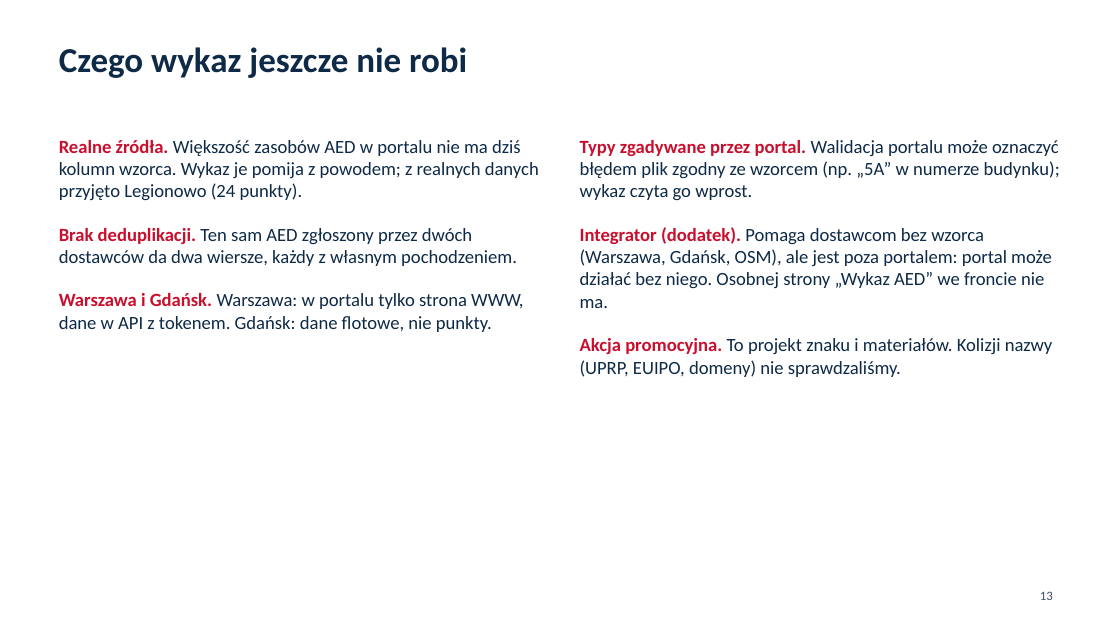
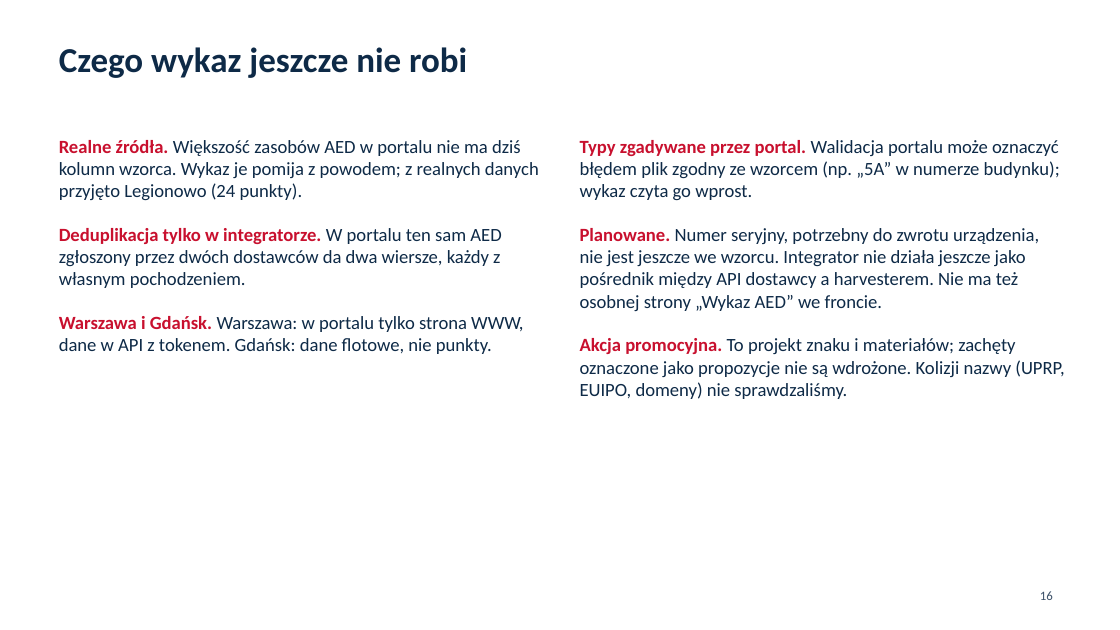
Before and after one commit to Bleidhu/Hack_Nation_2026_Open_AED, a slide deck: slide 16 of ZGLOSZENIE/prezentacja/dane_przezycie_prezentacja.pptx (slide 13 before the commit). Drawn at 1120x630 pixels with LibreOffice and Linux fonts; fonts in the diff are those of the drawing. Boxes give left, top, right and bottom in pixels: in the first picture for what was removed or moved away, otherwise in the second. Text is boxed around its words. In the diff, an @@ line names an element or a change of style, - is before the commit and + after.

Commit message:
Prezentacja: nowa linia opowieści (problem, źródła, potrzeby i pola wzorca, mechanizm, zrzuty, dodatki, ograniczenia, akcja z korzyściami), teksty po miodkuj i unslop

```diff
--- a/ZGLOSZENIE/prezentacja/dane_przezycie_prezentacja.pptx
+++ b/ZGLOSZENIE/prezentacja/dane_przezycie_prezentacja.pptx
@@ text at (59,228,501,288): text changed @@
-Brak deduplikacji. Ten sam AED zgłoszony przez dwóch dostawców da dwa wiersze, każdy z własnym pochodzeniem.
+Deduplikacja tylko w integratorze. W portalu ten sam AED zgłoszony przez dwóch dostawców da dwa wiersze, każdy z własnym pochodzeniem.
@@ text at (580,228,1064,399): text changed @@
-Integrator (dodatek). Pomaga dostawcom bez wzorca (Warszawa, Gdańsk, OSM), ale jest poza portalem: portal może działać bez niego. Osobnej strony „Wykaz AED” we froncie nie ma.
-Akcja promocyjna. To projekt znaku i materiałów. Kolizji nazwy (UPRP, EUIPO, domeny) nie sprawdzaliśmy.
+Planowane. Numer seryjny, potrzebny do zwrotu urządzenia, nie jest jeszcze we wzorcu. Integrator nie działa jeszcze jako pośrednik między API dostawcy a harvesterem. Nie ma też osobnej strony „Wykaz AED” we froncie.
+Akcja promocyjna. To projekt znaku i materiałów; zachęty oznaczone jako propozycje nie są wdrożone. Kolizji nazwy (UPRP, EUIPO, domeny) nie sprawdzaliśmy.
@@ page number at (1040,591,1053,600): text changed @@
-13
+16
```
Also in this commit, not shown: 4 other slides changed, 5 slides added, 1 slide removed, 9 other files.
